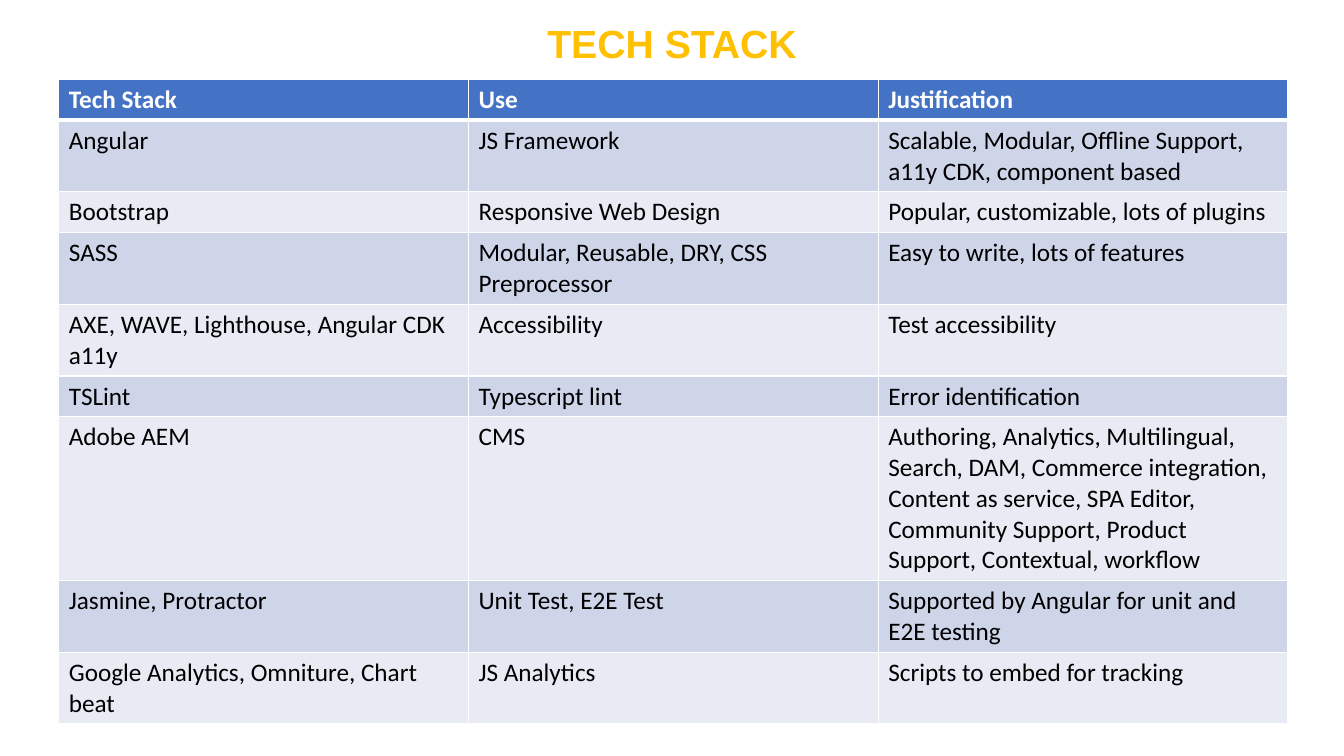
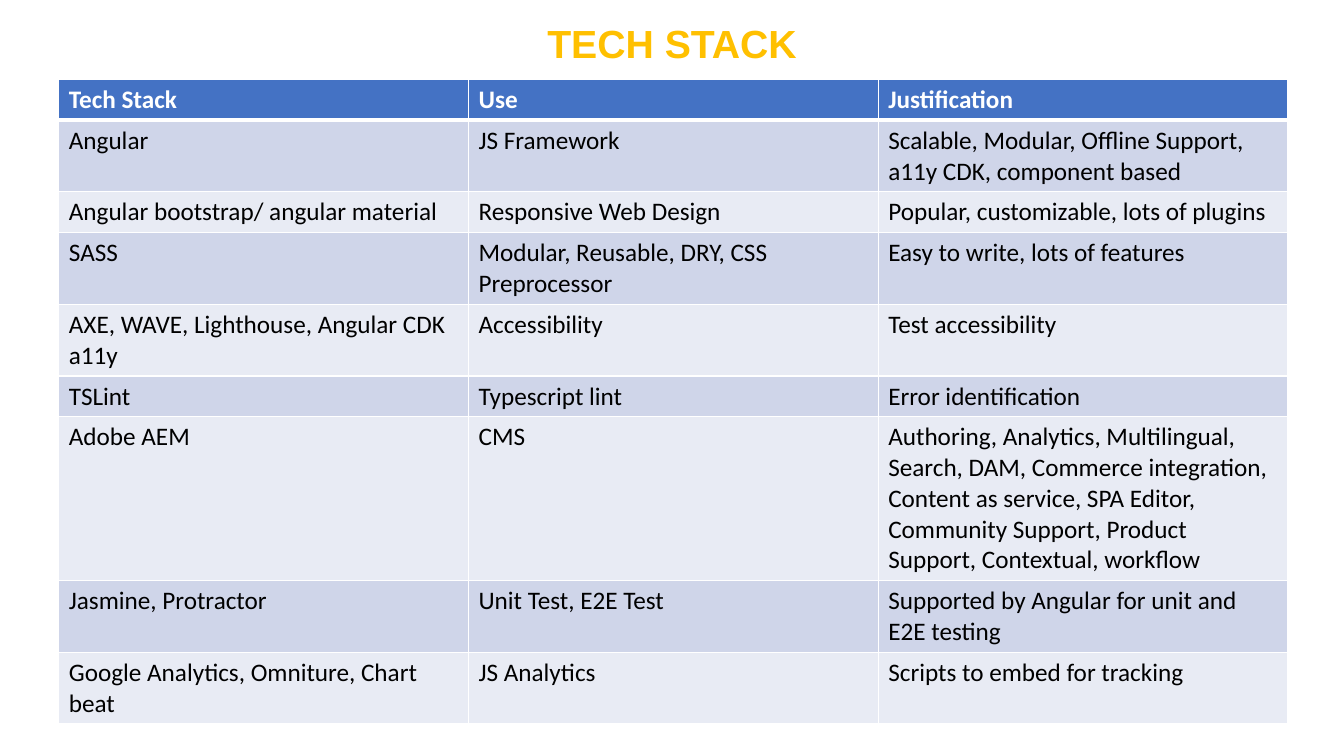
Before and after one commit to nikhil2288/casestudy, a slide deck: slide 8 of CASE_STUDY_RACING_COMPANY.pptx (slide 9 before the commit). Drawn at 1344x756 pixels with LibreOffice and Linux fonts; fonts in the diff are those of the drawing. Boxes give left, top, right and bottom in pixels: in the first picture for what was removed or moved away, otherwise in the second. Text is boxed around its words. In the diff, an @@ line names an element or a change of style, - is before the commit and + after.

```diff
--- a/CASE_STUDY_RACING_COMPANY.pptx
+++ b/CASE_STUDY_RACING_COMPANY.pptx
@@ table at <box>58,80,1287,717</box> @@
-row 3, column 1: Bootstrap
+row 3, column 1: Angular bootstrap/ angular material
```
Also in this commit, not shown: 4 other slides changed, 6 slides added.
